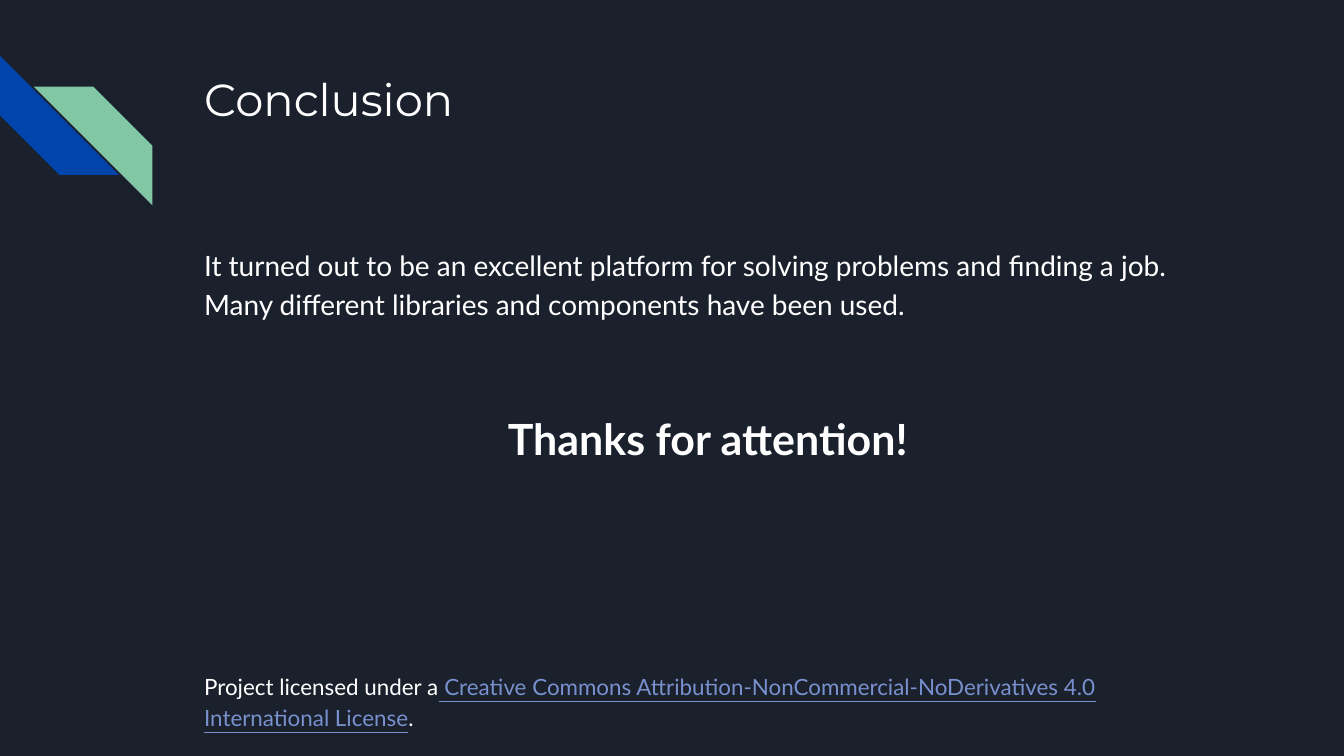
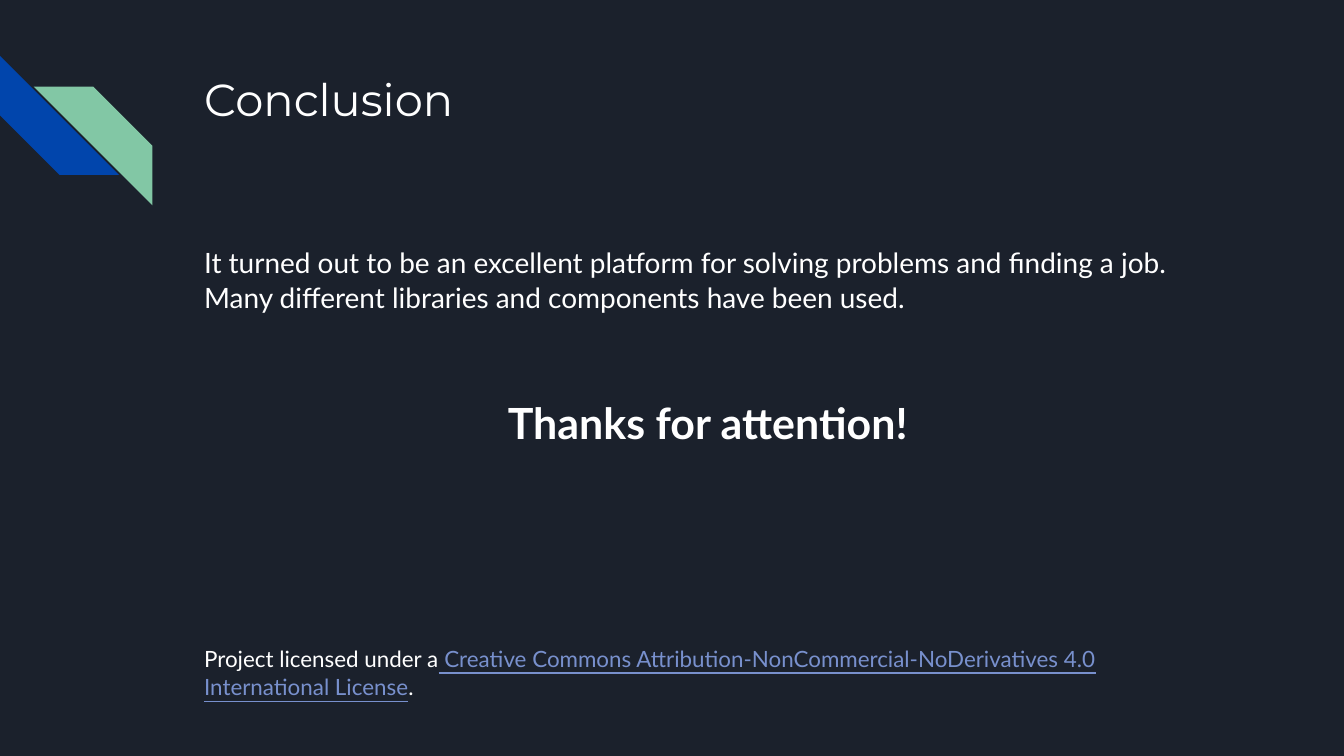
Before and after one commit to spike1236/WnSOJ, a slide deck: slide 11 of presentation_en.pptx. Drawn at 1344x756 pixels with LibreOffice and Linux fonts; fonts in the diff are those of the drawing. Boxes give left, top, right and bottom in pixels: in the first picture for what was removed or moved away, otherwise in the second. Text is boxed around its words. In the diff, an @@ line names an element or a change of style, - is before the commit and + after.

```diff
--- a/presentation_en.pptx
+++ b/presentation_en.pptx
@@ text "It turned out to be ..." at <box>204,252,1166,695</box>: line spacing 1.15 to 1.05 @@
```
Also in this commit, not shown: 1 other slide changed, 1 other file.
